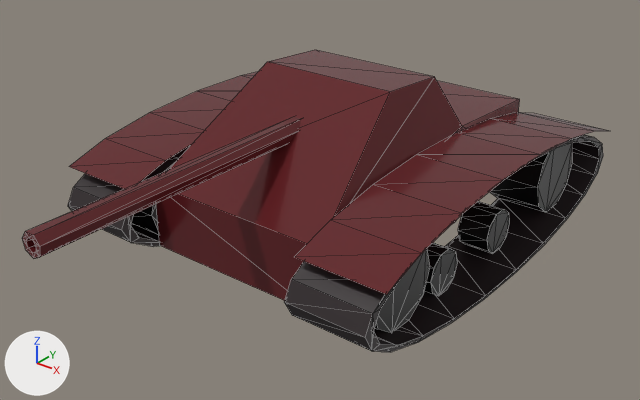
The glTF model assets/tank_red.glb: old version first, new version second.
Camera for both pictures: a 50 mm lens placed at (1.321, -1.691, 1.171), pointed at (0.048, -0.1, 0.184). The axes (+X, +Y, +Z) are drawn at lower left. The lights are the same throughout. Mesh edges are drawn as thin lines. Where no turn or scale is listed for an object, it has been applied to the vertices.
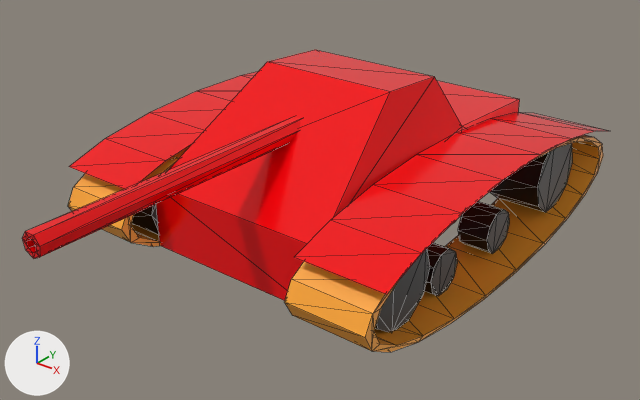
Commit message: Changed models materials

The change, as a diff of the scene's bpy script:
```diff
--- a/assets/tank_red.glb.py
+++ b/assets/tank_red.glb.py
@@ mat_material_001 @@
 mat_material_001 = principled_material('Material.001')
-mat_material_001.base_color = (0.138, 0.0164, 0.0197)  # dark red #682326
+mat_material_001.base_color = (1.0, 0.0, 0.00244)  # red #ff0008
 mat_material_001.metallic = 0.207
@@ mat_material_002 @@
 mat_material_002 = principled_material('Material.002')
-mat_material_002.base_color = (0.0236, 0.0153, 0.0171)  # black #2a2123
+mat_material_002.base_color = (1.0, 0.385, 0.0312)  # orange #ffa731
```

Boxes [x1, y1, x2, y2] around the edits, measured in the pictures (640 x 400 px):
'Cube.001', recoloured
    both: [156, 50, 520, 301]
'Cylinder.001', recoloured
    both: [294, 112, 607, 295]
'Cylinder.005', recoloured
    both: [285, 135, 603, 352]
'Cylinder.004', recoloured
    both: [22, 117, 301, 259]
'Cylinder.002', recoloured
    both: [69, 72, 257, 189]
'Cylinder.011', recoloured (black to orange)
    both: [68, 144, 192, 247]
